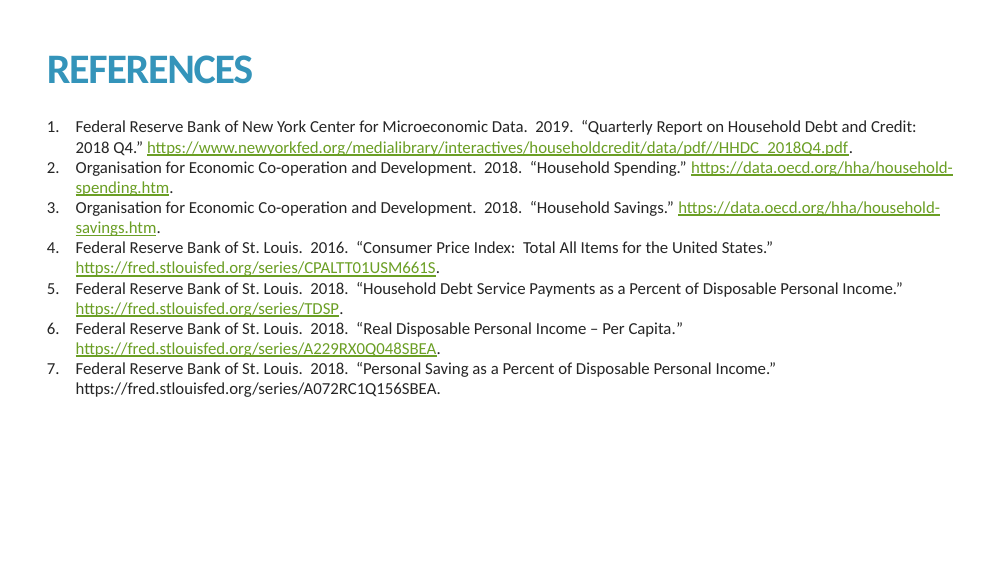
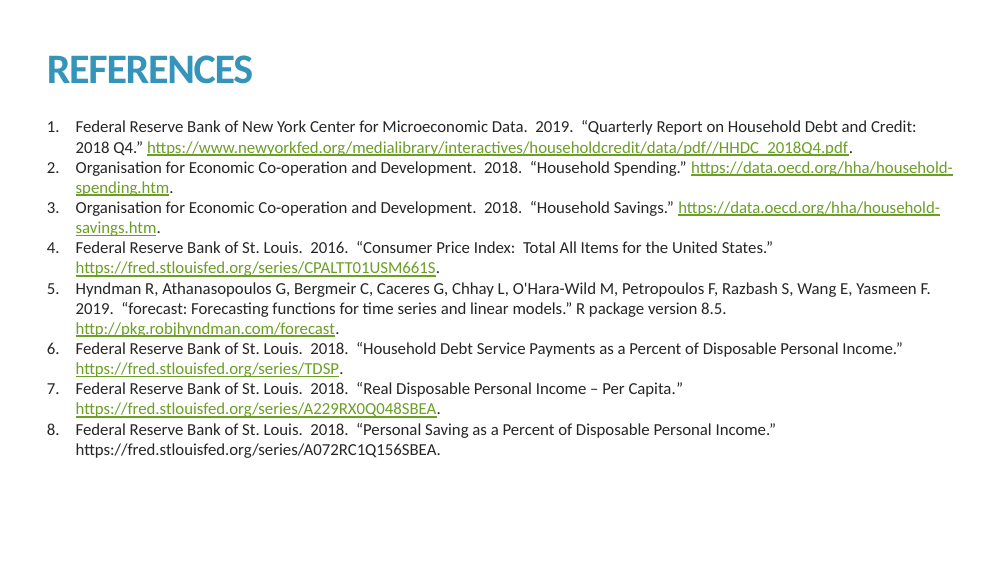
Before and after one commit to kmprioliPROF/MAT_8444_Final_Project, a slide deck: slide 19 of Prioli_Final_Proj.pptx (slide 18 before the commit). Drawn at 1008x567 pixels with LibreOffice and Linux fonts; fonts in the diff are those of the drawing. Boxes give left, top, right and bottom in pixels: in the first picture for what was removed or moved away, otherwise in the second. Text is boxed around its words. In the diff, an @@ line names an element or a change of style, - is before the commit and + after.

```diff
--- a/Prioli_Final_Proj.pptx
+++ b/Prioli_Final_Proj.pptx
@@ text at (x1=76, y1=282, x2=931, y2=337): paragraph added @@
+5. Hyndman R, Athanasopoulos G, Bergmeir C, Caceres G, Chhay L, O'Hara-Wild M, Petropoulos F, Razbash S, Wang E, Yasmeen F. 2019. “forecast: Forecasting functions for time series and linear models.” R package version 8.5. http://pkg.robjhyndman.com/forecast.
```
Also in this commit, not shown: 9 other slides changed, 4 slides added, 3 slides removed, 3 other files.
